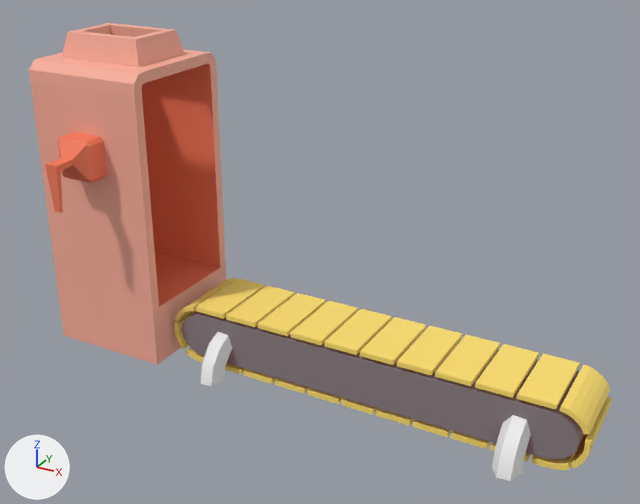
The FBX model Assets/Models/Farm Tools/CheeseMachine.fbx: old version first, new version second.
Camera for both pictures: a camera (50 mm lens) standing at (1.45, -3.18, 2.22) and looking at (-0.24, -0.1, 0.68). The lights are fixed; the arrows at lower left show +X, +Y and +Z. Where no turn or scale is listed for an object, it has been applied to the vertices.

Objects in the first picture: 'Hand', 'Leg1', 'Leg2', 'Oven', 'Plane.001', 'Wheel.002'.
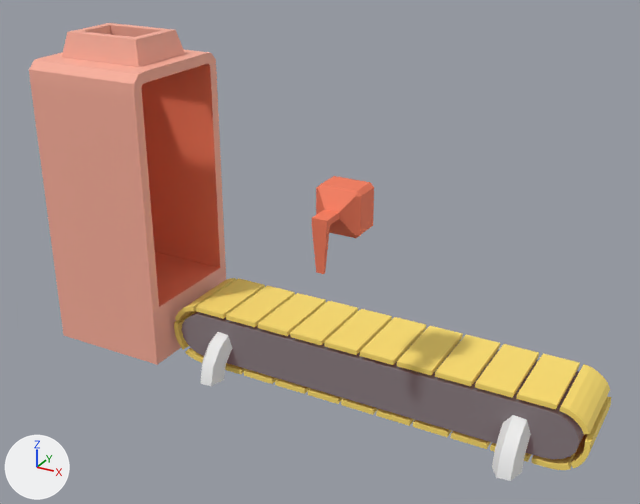
Patch to the scene script:
```diff
--- a/Assets/Models/Farm Tools/CheeseMachine.fbx.py
+++ b/Assets/Models/Farm Tools/CheeseMachine.fbx.py
@@ ob_hand @@
 ob_hand = bpy.data.objects.new('Hand', me_cube_020)
-ob_hand.location = (-1.317, -0.389, 0.999)
+ob_hand.location = (0.0, -0.389, 0.999)
```

Location of each change, (x1, y1, x2, y2) in pixels of the pictures (640 x 504 px):
'Hand', moved: before (45, 132, 107, 213); after (312, 176, 374, 274)
